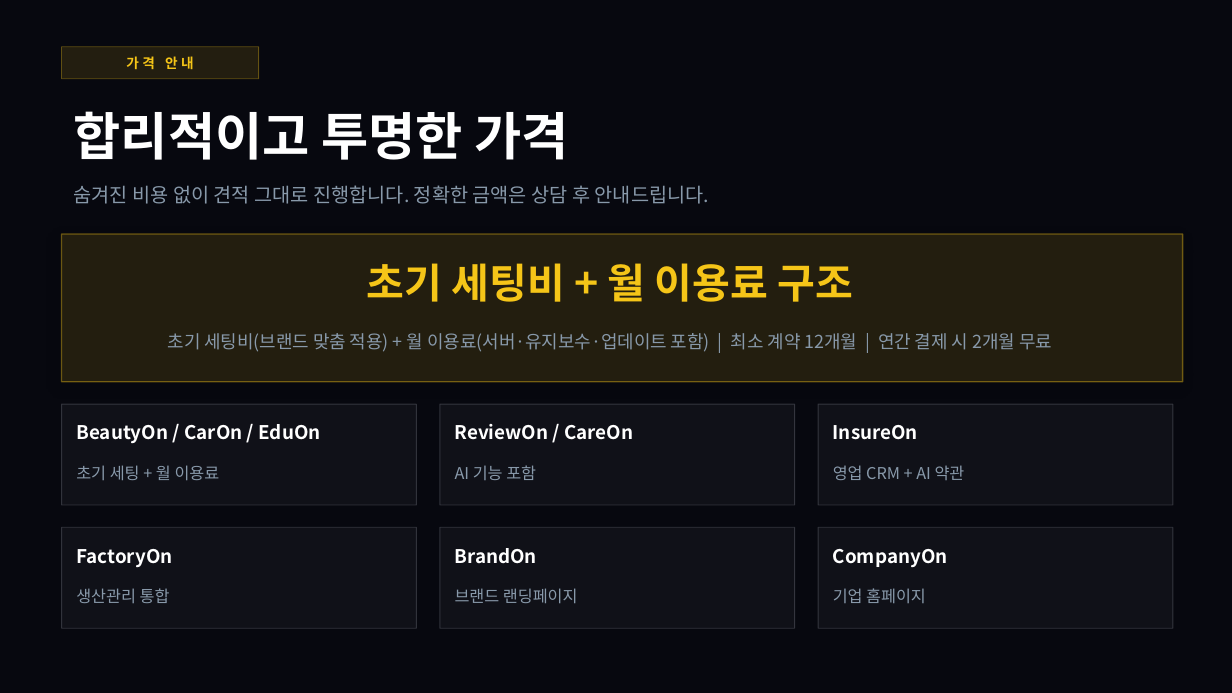
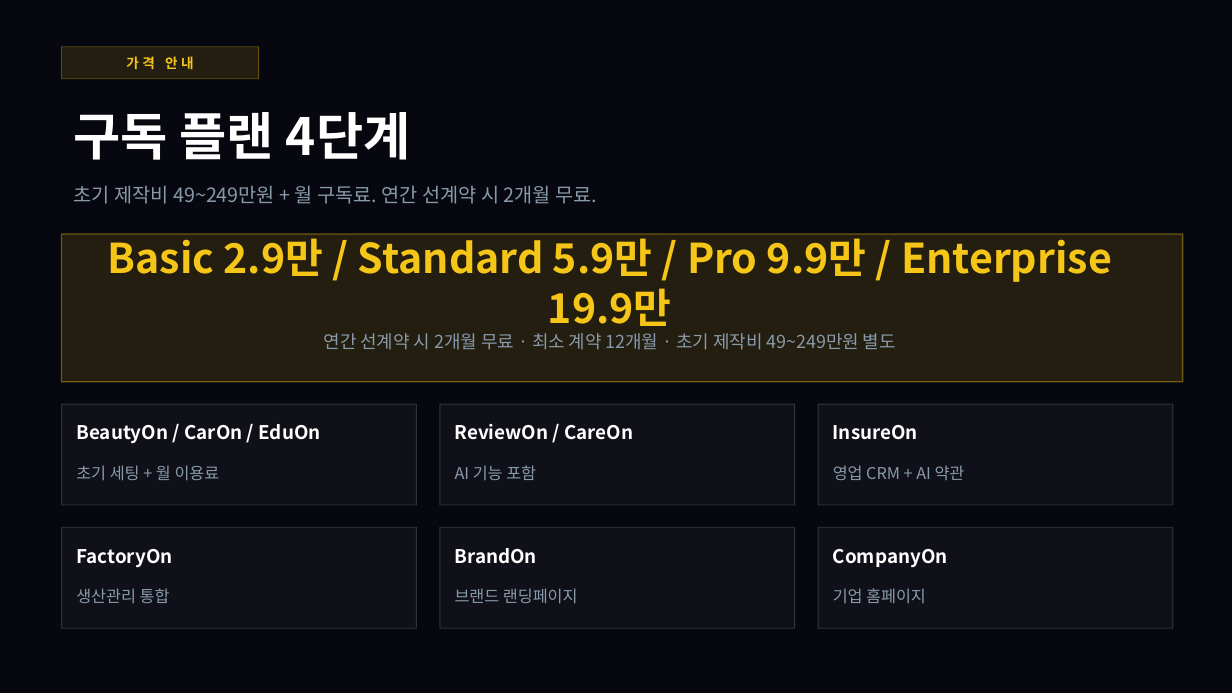
Before and after one commit to batonpass90-jpg/crescent, a slide deck: slide 7 of crescent-studio-deck.pptx. Drawn at 1232x693 pixels with LibreOffice and Linux fonts; fonts in the diff are those of the drawing. Boxes give left, top, right and bottom in pixels: in the first picture for what was removed or moved away, otherwise in the second. Text is boxed around its words. In the diff, an @@ line names an element or a change of style, - is before the commit and + after.

Commit message:
feat: 구독 플랜 4단계 반영

```diff
--- a/crescent-studio-deck.pptx
+++ b/crescent-studio-deck.pptx
@@ text at (74,112,411,160): text changed @@
-합리적이고 투명한 가격
+구독 플랜 4단계
@@ text at (74,185,597,204): text changed @@
-숨겨진 비용 없이 견적 그대로 진행합니다. 정확한 금액은 상담 후 안내드립니다.
+초기 제작비 49~249만원 + 월 구독료. 연간 선계약 시 2개월 무료.
@@ text at (108,234,1112,334): text changed @@
-초기 세팅비 + 월 이용료 구조
+Basic 2.9만 / Standard 5.9만 / Pro 9.9만 / Enterprise 19.9만
@@ text at (324,333,896,350): text changed @@
-초기 세팅비(브랜드 맞춤 적용) + 월 이용료(서버·유지보수·업데이트 포함) | 최소 계약 12개월 | 연간 결제 시 2개월 무료
+연간 선계약 시 2개월 무료 · 최소 계약 12개월 · 초기 제작비 49~249만원 별도
```
Also in this commit, not shown: 4 other files.
